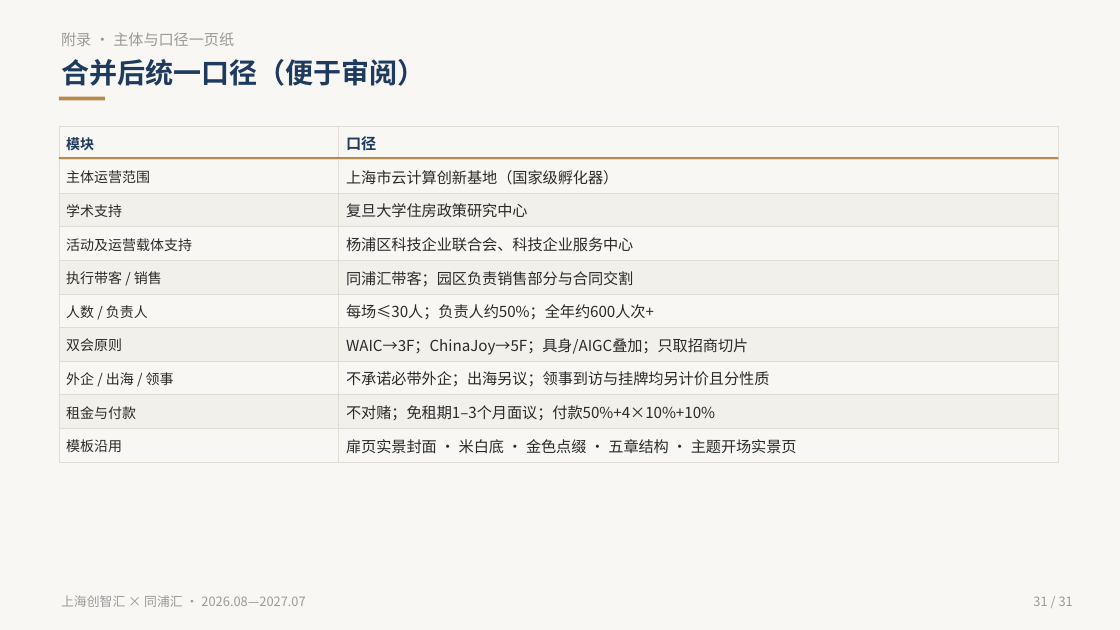
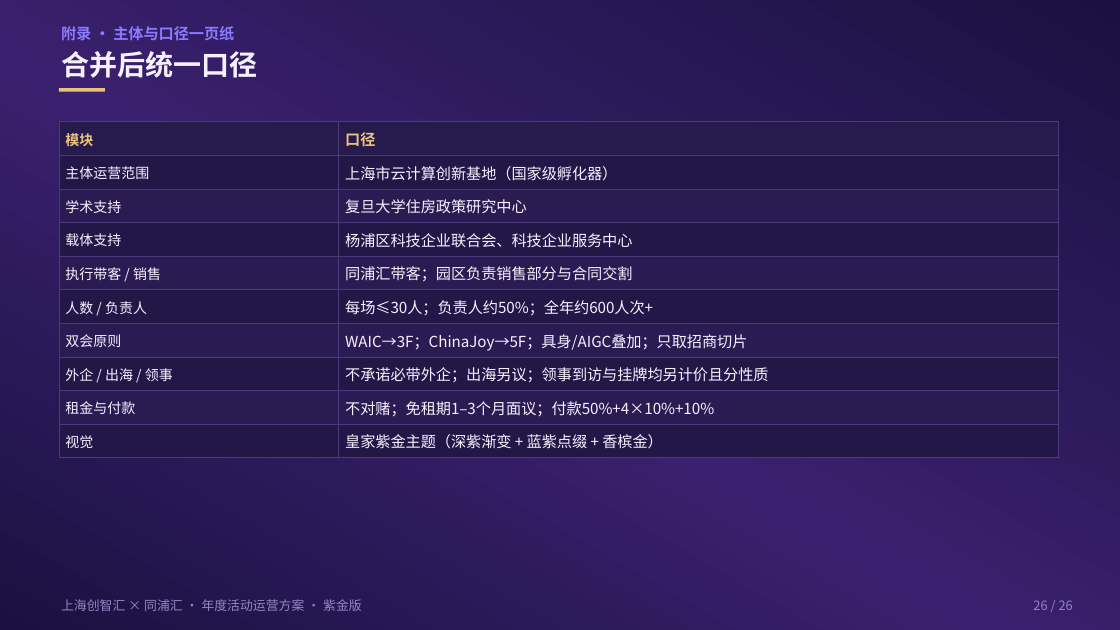
Before and after one commit to hujigang2010-maker/AIDEN, a slide deck: slide 26 of proposal/chuangzhihui-annual-ops-plan-dual-merge.pptx (slide 31 before the commit). Drawn at 1120x630 pixels with LibreOffice and Linux fonts; fonts in the diff are those of the drawing. Boxes give left, top, right and bottom in pixels: in the first picture for what was removed or moved away, otherwise in the second. Text is boxed around its words. In the diff, an @@ line names an element or a change of style, - is before the commit and + after.

```diff
--- a/proposal/chuangzhihui-annual-ops-plan-dual-merge.pptx
+++ b/proposal/chuangzhihui-annual-ops-plan-dual-merge.pptx
@@ rectangle at (x1=0, y1=0, x2=1120, y2=630): fill #F8F7F3 to gradient #1A1140 to #3A206E @@
@@ text "附录 · 主体与口径一页纸" at (x1=61, y1=26, x2=234, y2=41): text colour #9A9A9A to #8B7BFF, bold on @@
@@ text at (x1=61, y1=51, x2=257, y2=78): text changed; text colour #1E3A5F to #F5F1FF @@
-合并后统一口径（便于审阅）
+合并后统一口径
@@ rectangle moved from (x1=59, y1=97, x2=105, y2=100) to (x1=59, y1=88, x2=105, y2=92) @@
@@ rectangle at (x1=59, y1=88, x2=105, y2=92): fill #B58A4A to #E9C27C @@
@@ rectangle at (x1=59, y1=122, x2=339, y2=155): fill #F8F7F3 to #271A4D; outline #E0DCD4 0.5 pt to #4A3C7C 0.5 pt @@
@@ text "模块" at (x1=65, y1=133, x2=93, y2=146): text colour #1E3A5F to #E9C27C @@
@@ rectangle at (x1=339, y1=122, x2=1059, y2=155): fill #F8F7F3 to #271A4D; outline #E0DCD4 0.5 pt to #4A3C7C 0.5 pt @@
@@ text "口径" at (x1=345, y1=132, x2=375, y2=147): text colour #1E3A5F to #E9C27C @@
@@ rectangle removed at (x1=59, y1=157, x2=1059, y2=160) @@
@@ text at (x1=65, y1=233, x2=121, y2=246): text changed; text colour #2A2A2A to #F5F1FF @@
-活动及运营载体支持
+载体支持
@@ text colour #2A2A2A to #F5F1FF in 15 elements at (x1=345, y1=266, x2=632, y2=282), (x1=345, y1=367, x2=768, y2=383), (x1=345, y1=401, x2=714, y2=417), (x1=345, y1=166, x2=617, y2=181), (x1=345, y1=199, x2=527, y2=214), (x1=345, y1=233, x2=632, y2=248), (x1=345, y1=300, x2=653, y2=316), (x1=345, y1=334, x2=747, y2=351), (x1=65, y1=267, x2=161, y2=280), (x1=65, y1=166, x2=149, y2=179), (x1=65, y1=200, x2=121, y2=213), (x1=65, y1=301, x2=147, y2=314), (x1=65, y1=368, x2=173, y2=381), (x1=65, y1=401, x2=135, y2=414), (x1=65, y1=334, x2=121, y2=347) @@
@@ fill #F2F0EA to #2A1C52; outline #E0DCD4 0.5 pt to #4A3C7C 0.5 pt in 8 elements at (x1=59, y1=189, x2=339, y2=223), (x1=339, y1=189, x2=1059, y2=223), (x1=59, y1=256, x2=339, y2=290), (x1=339, y1=256, x2=1059, y2=290), (x1=59, y1=323, x2=339, y2=357), (x1=339, y1=323, x2=1059, y2=357), (x1=59, y1=391, x2=339, y2=424), (x1=339, y1=391, x2=1059, y2=424) @@
@@ text added at (x1=65, y1=435, x2=93, y2=448), 12 pt, text #F5F1FF @@
+视觉
@@ text removed at (x1=66, y1=439, x2=122, y2=452) @@
-模板沿用
@@ 20 rectangles moved together from (x1=59, y1=126, x2=1059, y2=462) to (x1=59, y1=122, x2=1059, y2=458) @@
@@ fill #F8F7F3 to #231748; outline #E0DCD4 0.5 pt to #4A3C7C 0.5 pt in 10 elements at (x1=59, y1=155, x2=339, y2=189), (x1=339, y1=155, x2=1059, y2=189), (x1=59, y1=223, x2=339, y2=256), (x1=339, y1=223, x2=1059, y2=256), (x1=59, y1=290, x2=339, y2=323), (x1=339, y1=290, x2=1059, y2=323), (x1=59, y1=357, x2=339, y2=391), (x1=339, y1=357, x2=1059, y2=391), (x1=59, y1=424, x2=339, y2=458), (x1=339, y1=424, x2=1059, y2=458) @@
@@ text added at (x1=345, y1=434, x2=663, y2=449), 13 pt, text #F5F1FF @@
+皇家紫金主题（深紫渐变 + 蓝紫点缀 + 香槟金）
@@ text removed at (x1=346, y1=439, x2=797, y2=454) @@
-扉页实景封面 · 米白底 · 金色点缀 · 五章结构 · 主题开场实景页
@@ text at (x1=61, y1=599, x2=362, y2=611): text changed; text colour #9A9A9A to #9486C4 @@
-上海创智汇 × 同浦汇 · 2026.08—2027.07
+上海创智汇 × 同浦汇 · 年度活动运营方案 · 紫金版
@@ text removed at (x1=1033, y1=596, x2=1073, y2=606) @@
-31 / 31
@@ text added at (x1=1033, y1=600, x2=1073, y2=610), 11 pt, text #9486C4 @@
+26 / 26
```
Also in this commit, not shown: 18 other slides changed, 7 slides added, 12 slides removed, 12 other files.
